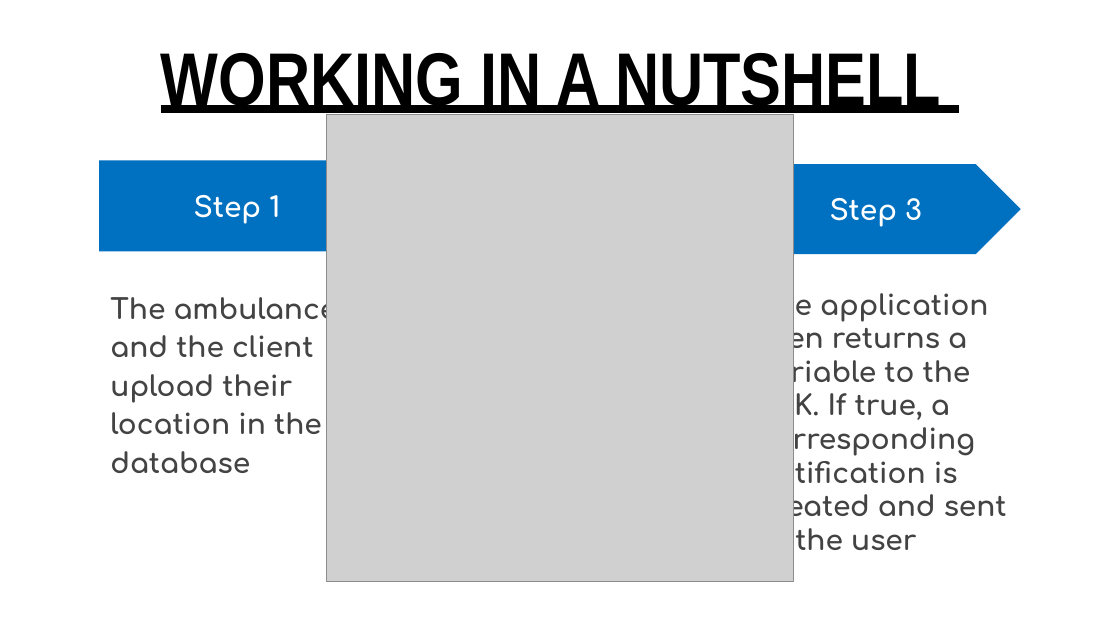
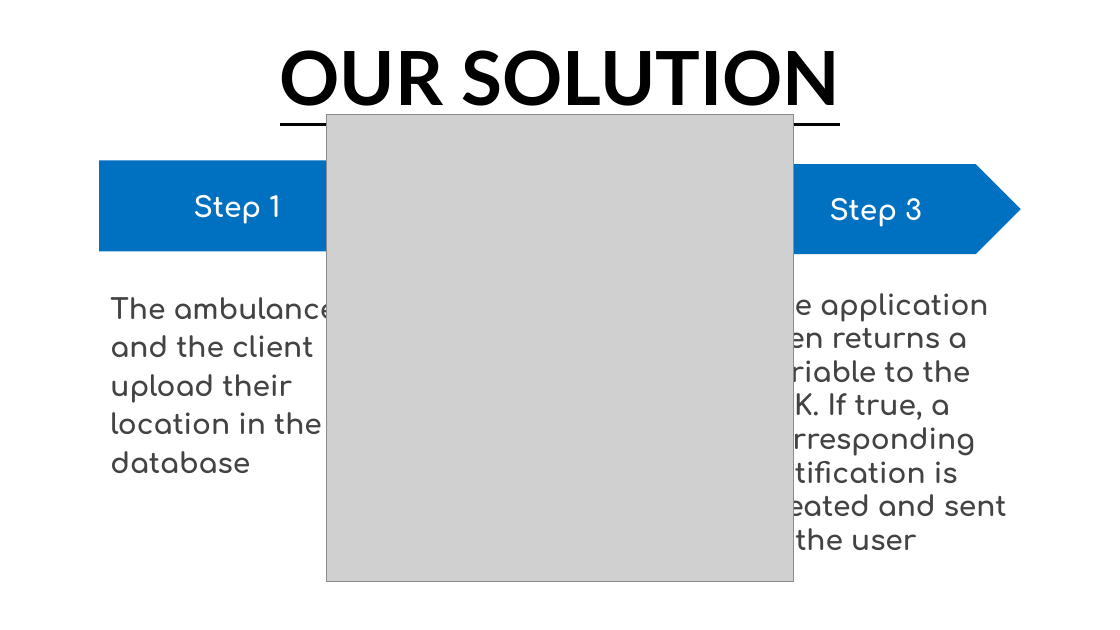
Before and after one commit to rajatagarwal457/Cisco-talent-outreach, a slide deck: slide 5 of Status report.pptx (slide 6 before the commit). Drawn at 1120x630 pixels with LibreOffice and Linux fonts; fonts in the diff are those of the drawing; grey boxes stand for pictures. Boxes give left, top, right and bottom in pixels: in the first picture for what was removed or moved away, otherwise in the second. Text is boxed around its words. In the diff, an @@ line names an element or a change of style, - is before the commit and + after.

```diff
--- a/Status report.pptx
+++ b/Status report.pptx
@@ title at bbox=[280, 50, 840, 119]: text changed; font Arial Narrow to Lato @@
-WORKING IN A NUTSHELL
+OUR SOLUTION
```
Also in this commit, not shown: 3 other slides changed, 2 slides added, 3 slides removed, 3 other files.
